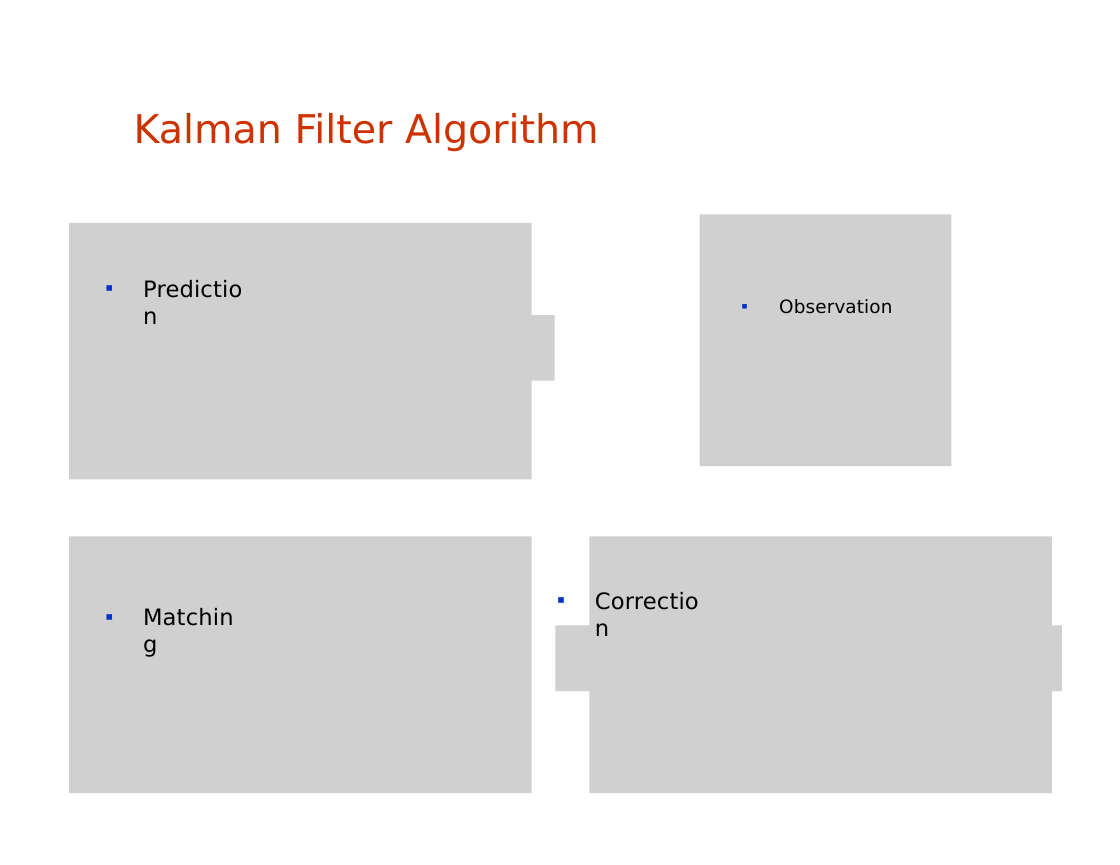
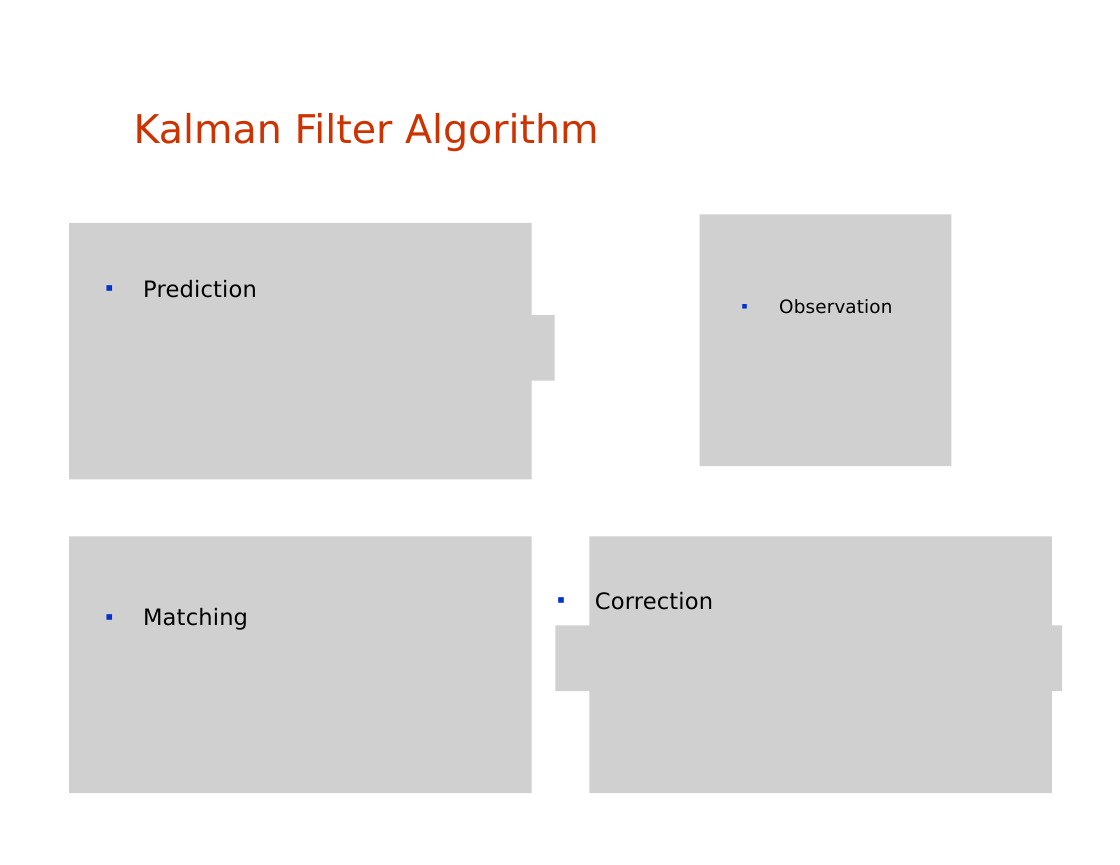
Before and after one commit to amitrokh/CMSC498F, a slide deck: slide 23 of lectures/week_10/Kalman-filtering.pptx. Drawn at 1120x865 pixels with LibreOffice and Linux fonts; fonts in the diff are those of the drawing; grey boxes stand for pictures. Boxes give left, top, right and bottom in pixels: in the first picture for what was removed or moved away, otherwise in the second. Text is boxed around its words. In the diff, an @@ line names an element or a change of style, - is before the commit and + after.

```diff
--- a/lectures/week_10/Kalman-filtering.pptx
+++ b/lectures/week_10/Kalman-filtering.pptx
@@ text "Prediction" rewrapped from <box>104,275,256,330</box> to <box>143,280,257,298</box> @@
@@ text "Correction" rewrapped from <box>556,586,713,641</box> to <box>595,592,713,610</box> @@
@@ text "Matching" rewrapped from <box>104,604,245,659</box> to <box>143,608,248,630</box> @@
```
Also in this commit, not shown: 14 other slides changed, 1 slide added.
